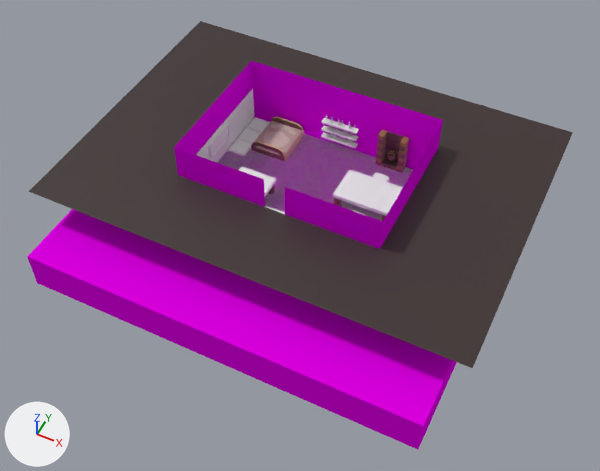
The Blender file maps/Atlases/LightWorld/inner_house_link/inner_house_link.blend, before and after one commit.
Rendered twice from a 50 mm lens placed at (1.3, -2.71, 3.01), pointed at (0.03, -0.18, -0.16). The axes (+X, +Y, +Z) are drawn at lower left. The lights are the same throughout.

Names of what the first picture shows: 'bed', 'big_table', 'inner_house_chimney', 'inner_house_link', 'physics_floor', 'physics_wall', 'vision_plane'.
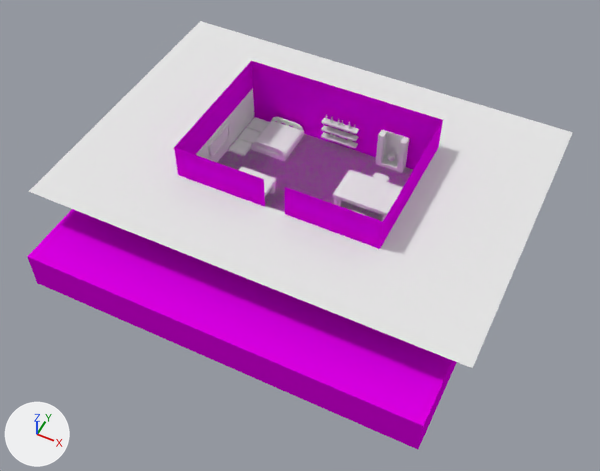
Pixel boxes [x1, y1, x2, y2] of what changed, in the pictures (600 x 471 px):
'vision_plane', recoloured (grey to white): [29, 21, 573, 368] in both
'bed', recoloured (brown to white): [251, 117, 304, 161] in both
'inner_house_chimney', recoloured: [375, 130, 409, 173] in both

Patch to the scene script:
```diff
--- a/maps/Atlases/LightWorld/inner_house_link/inner_house_link.blend.py
+++ b/maps/Atlases/LightWorld/inner_house_link/inner_house_link.blend.py
@@ me_inner_house_chimney @@
 me_inner_house_chimney.from_pydata(...)  # 206 vertices, 186 faces; spans x -0.075..0.075, y -0.025..0.025, z 0.0..0.2
-me_inner_house_chimney.materials.append(mat_inner_house_png)  # picture img_inner_house_png
+me_inner_house_chimney.materials.append(mat_inner_house)  # white #e7e7e7
@@ me_inner_house_bed @@
 me_inner_house_bed.from_pydata(...)  # 69 vertices, 48 faces, 4 loose edges; spans x -0.1..0.1, y -0.1..0.13, z -0.002..0.072
-me_inner_house_bed.materials.append(mat_inner_house_png)  # picture img_inner_house_png
+me_inner_house_bed.materials.append(mat_inner_house)  # white #e7e7e7
@@ me_vision_plane @@
 me_vision_plane.from_pydata(...)  # 8 vertices, 4 faces; spans x -1.1..1.1, y -0.79..0.79, z 0.0
-me_vision_plane.materials.append(mat_inner_house_png)  # picture img_inner_house_png
+me_vision_plane.materials.append(mat_inner_house)  # white #e7e7e7
```
